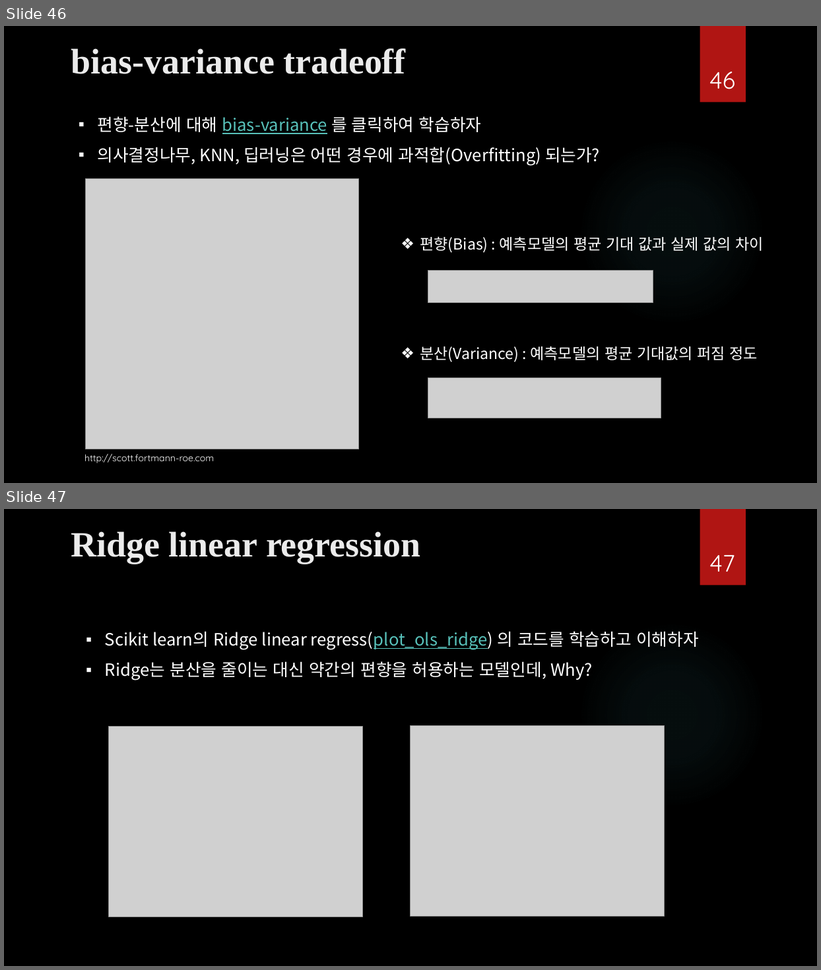
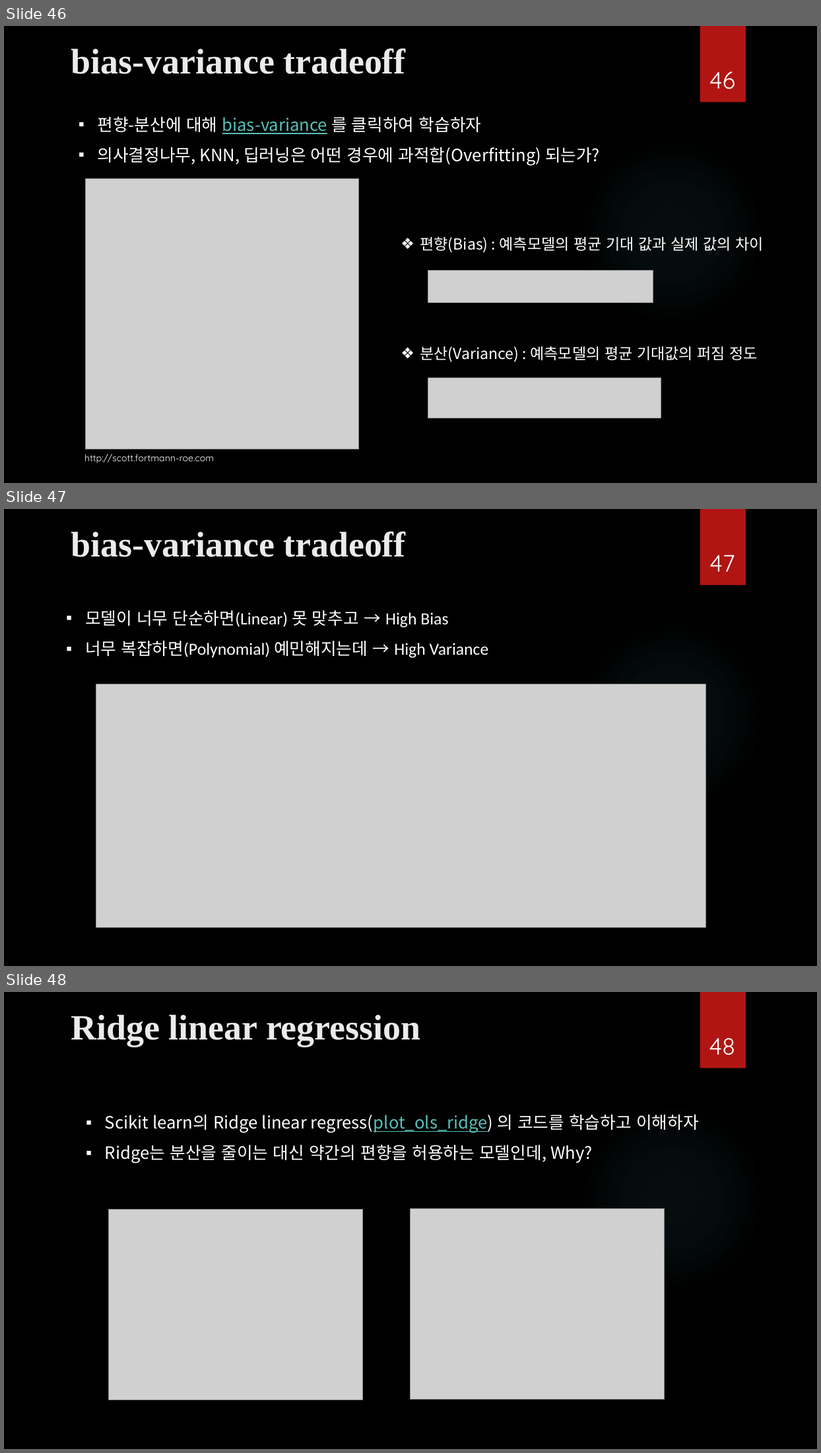
Before and after one commit to ancestor9/mathematics-for-machine-learning, a slide deck: Calculus/Modeling_Simulation_1.pptx. Shown one above the other, each under a label of ours: slides 46 and 47 before the commit, slides 46, 47 and 48 after it. The pictures are 821x970 and 821x1453 pixels, drawn with LibreOffice and Linux fonts; fonts in the diff are those of the drawing; grey boxes stand for pictures; background and template pictures are left out. Boxes give left, top, right and bottom in pixels: in the first picture for what was removed or moved away, otherwise in the second. Text is boxed around its words. In the diff, an @@ line names an element or a change of style, - is before the commit and + after.

```diff
--- a/Calculus/Modeling_Simulation_1.pptx
+++ b/Calculus/Modeling_Simulation_1.pptx
@@ slide 47 added at (4, 509, 817, 966), background picture (left out); not listed: 2 template elements that a slide beside it also shows @@
@@ title added at (71, 531, 405, 557), 42 pt, text #EBEBEB, bold @@
+bias-variance tradeoff
@@ page number added at (710, 555, 735, 572), 28 pt, text #FFFFFF @@
+47
@@ text added at (85, 610, 489, 658), 20 pt, text #FFFFFF @@
+▪ 모델이 너무 단순하면(Linear) 못 맞추고 → High Bias
+▪ 너무 복잡하면(Polynomial) 예민해지는데 → High Variance
@@ picture added at (96, 684, 706, 928) @@
@@ what was slide 47 is now slide 48 @@
@@ page number at (709, 1038, 735, 1055): text changed @@
-47
+48
```
